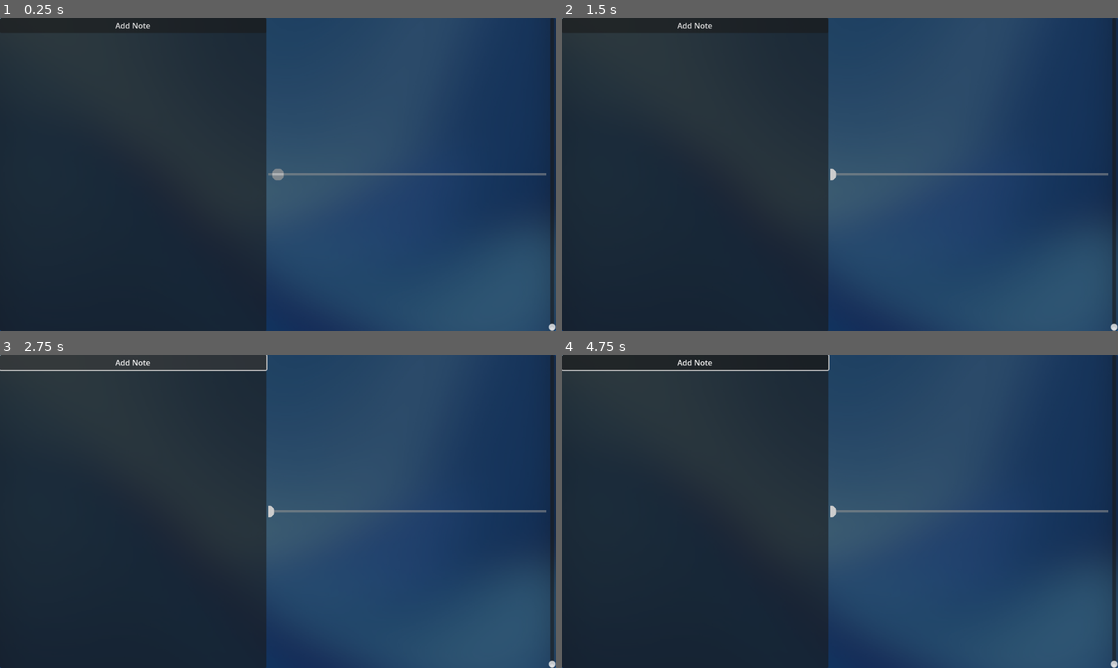
Above: before the commit, frames 1-4 (two rows, left to right).
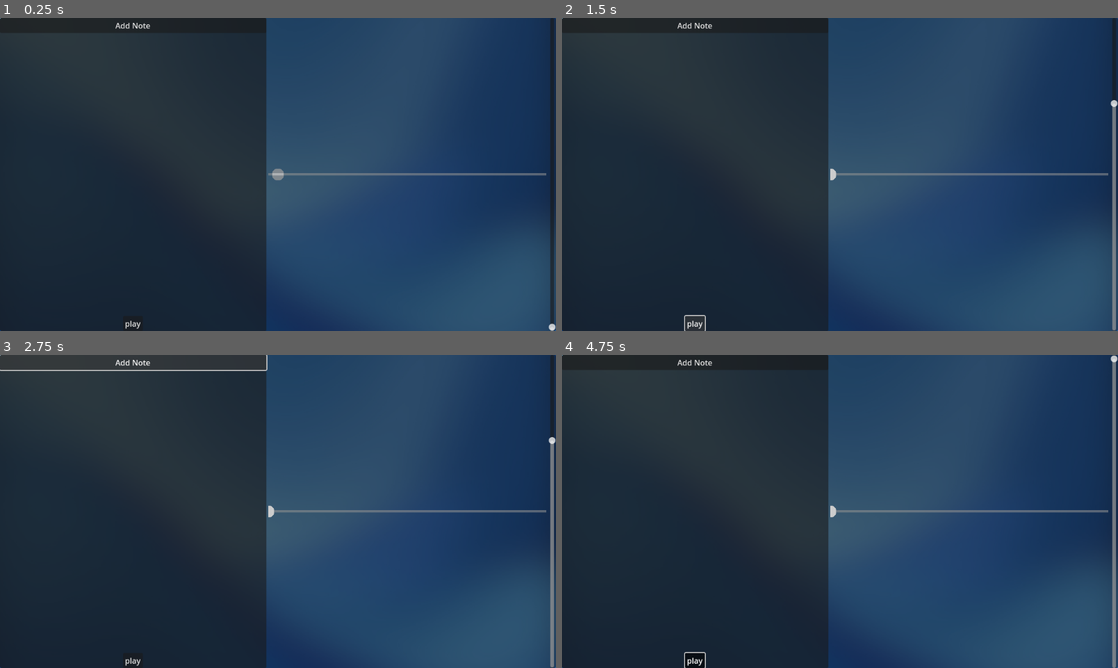
Above: after the commit, the same moments.

Repository: thezqs/Duality
Game: Godot game, scene res://editor/root_editor.tscn
Same seed, same stepped clock (60 frames per second), same inputs: the game is played once before the commit and once after it. Sound files missing from this copy of the repository are replaced by a short silence.
Inputs (mouse positions are in pixels of both pictures, inside the frame that each line leads up to):
- Up to frame 1 (0.25 s): no input
- Up to frame 2 (1.5 s): click (695, 324) at 0.5 s, where only the run after the commit has a clickable "play"; click (695, 324) at 1.25 s, where only the run after the commit has a clickable "play"
- Up to frame 3 (2.75 s): click "Add Note" at 2 s
- Up to frame 4 (4.75 s): click "Add Note" at 2.75 s; click "Add Note" at 3.5 s; click (695, 661) at 4.25 s, where only the run after the commit has a clickable "play"

The runs differ from the first frame. In frame 1, less than 0.1% of the frame differs, in the area x 22-26%, y 96-100%; in frame 2, 0.6%; in frame 3, 0.5%; in frame 4, 1.1%, in the area x 0-100%, y 0-100%.

Commit message:
ajustando detalles del editor

Diff:
--- a/core/line_2d.gd
+++ b/core/line_2d.gd
@@ -104,7 +104,7 @@
 
 
 ## Añade una nota y retorna la nota añadida
-func add_note(pos_x: float, time_init: float, time_end: float) -> Note:
+func add_note(pos_x: float, time_init: float, time_end: float, type: Note.TYPE = Note.TYPE.LIGHT) -> Note:
 	var note_ins = NOTE_SCENE.instantiate()
 
 	pos_x = clamp(pos_x, -WIDTH, WIDTH)
@@ -113,6 +113,8 @@
 
 	add_child(note_ins)
 
+	note_ins.current_type = type
+
 	current_notes[note_ins] = {"time_init" : time_init, "time_end" : time_end, "orig_x" : pos_x}
 
 	return note_ins
--- a/core/note.gd
+++ b/core/note.gd
@@ -4,8 +4,15 @@
 
 enum TYPE {DARK, LIGHT}
 
+var color = Color.TRANSPARENT:
+	set(new):
+		var tween = create_tween()
+
+		tween.tween_property(self, "modulate", new, 1)
+		tween.tween_property(self, "color", new, 0)
+
 var current_type: TYPE:
 	set(new):
 		current_type = new
 
-		modulate = Color(new,new,new)
+		color = Color(new,new,new)
--- a/core/note.tscn
+++ b/core/note.tscn
@@ -10,6 +10,7 @@
 radius = 50.0
 
 [node name="Area2D" type="Area2D"]
+modulate = Color(1, 1, 1, 0)
 script = ExtResource("1_ogrd1")
 
 [node name="MeshInstance2D" type="MeshInstance2D" parent="."]
--- a/editor/globals/editor.gd
+++ b/editor/globals/editor.gd
@@ -20,7 +20,7 @@
 ## O, en otras palabras, define la variable que se resta al tiempo actual
 ## para definir el tiempo de aparicion de la nota.
 ## (Nota: Esta variable esta en steps, no en segundos)
-var time_before_note: int = 8
+var time_before_note: int = 16
 
 ## Una variable cache para obtener el bpm de la cancion en edicion actual
 var bpm: float = 150.0
@@ -33,6 +33,8 @@
 	set(new):
 		song_px_size = new
 		song_px_size_changed.emit(new)
+
+var song_steps_size: int = 0
 
 ## Variable que define la cancion actual
 var song_resource: SongResource
@@ -50,11 +52,23 @@
 
 
 ## Iniciar el editor. (Esta funcion no habre la escena del editor)
-func start_editing():
+func start_editing(song: SongResource):
 	if not Manager.current_time_changed.is_connected(_current_time_changed):
 		Manager.current_time_changed.connect(_current_time_changed)
 
 	editor_mode = true
+
+	song_resource = song
+
+	var stream = song_resource.audio
+	var stream_seconds = stream.get_length()
+
+	@warning_ignore("integer_division")
+	var stream_beats = stream_seconds * (bpm / 60)
+	song_steps_size = stream_beats * STEPS_PER_BEAT
+	song_px_size = song_steps_size * PX_PER_STEP
+
+	_update_conversion_cache()
 
 ## Detener el editor. (Esta funcion no cierra la escena del editor)
 func stop_editing():
--- a/editor/line_editor.gd
+++ b/editor/line_editor.gd
@@ -14,24 +14,21 @@
 var drag: = false
 
 func _ready() -> void:
-	Editor.start_editing()
+	var new_song = SongResource.new()
 
-	var stream: AudioStream = %AudioStreamPlayer.stream
-	var stream_seconds = stream.get_length()
+	new_song.audio = %AudioStreamPlayer.stream
 
-	@warning_ignore("integer_division")
-	var stream_beats = stream_seconds * (Editor.bpm / 60)
-	var stream_steps = stream_beats * 16
-	Editor.song_px_size = stream_steps * Editor.PX_PER_STEP
-
-	Editor._update_conversion_cache()
+	Editor.start_editing(new_song)
 
 	%Line.width_multiplicer = 1
 	%Line.is_activated = true
 
+	%TimeVSilder.max_value = Editor.song_steps_size
+
 func _process(delta: float) -> void:
-	if not drag:
+	if not drag and %AudioStreamPlayer.playing:
 		Manager.current_time = %AudioStreamPlayer.get_playback_position()
+		%TimeVSilder.value = Editor.current_time_steps
 
 func _on_time_spin_box_value_changed(value: float) -> void:
 	return
@@ -44,18 +41,19 @@
 
 func _on_sub_viewport_container_gui_input(event: InputEvent) -> void:
 	if event is InputEventMouseButton:
-		match event.button_index:
-			MOUSE_BUTTON_LEFT:
-				var pos_x = (event.position.x - 288) * 2
+		if event.is_pressed():
+			match event.button_index:
+				MOUSE_BUTTON_LEFT:
+					var pos_x = (event.position.x - 288) * 2
 
-				var current_time_steps = snapped(Editor.current_time_steps, 1.0)
-				var time_init_steps = current_time_steps - Editor.time_before_note
-				var time_init_seg = Editor.steps_to_seconds(time_init_steps)
+					var current_time_steps = snapped(Editor.current_time_steps, 1.0)
+					var time_init_steps = current_time_steps - Editor.time_before_note
+					var time_init_seg = Editor.steps_to_seconds(time_init_steps)
 
-				note_select = %Line.add_note(pos_x, time_init_seg, Editor.steps_to_seconds(current_time_steps) )
+					note_select = %Line.add_note(pos_x, time_init_seg, Editor.steps_to_seconds(current_time_steps) )
 
 
-func _on_v_slider_drag_ended(value_changed: bool) -> void:
+func _on_v_slider_drag_ended(_value_changed: bool) -> void:
 	drag = false
 
 func _on_v_slider_drag_started() -> void:
@@ -64,7 +62,8 @@
 func _on_v_slider_value_changed(value: float) -> void:
 	if drag:
 		Manager.current_time = Editor.steps_to_seconds(value)
-		%AudioStreamPlayer.seek(Editor.steps_to_seconds(value))
-		%AudioStreamPlayer.play(Editor.steps_to_seconds(value))
-		await get_tree().process_frame
-		%AudioStreamPlayer.stop()
+		%AudioStreamPlayer.seek(Manager.current_time)
+
+func _on_play_button_toggled(toggled_on: bool) -> void:
+	if toggled_on: %AudioStreamPlayer.play(Manager.current_time)
+	else: %AudioStreamPlayer.stop()
--- a/editor/root_editor.tscn
+++ b/editor/root_editor.tscn
@@ -70,6 +70,20 @@
 layout_mode = 2
 text = "Add Note"
 
+[node name="Control" type="Control" parent="HBoxContainer/PanelContainer/VBoxContainer3"]
+layout_mode = 2
+size_flags_vertical = 3
+
+[node name="HBoxContainer" type="HBoxContainer" parent="HBoxContainer/PanelContainer/VBoxContainer3"]
+layout_mode = 2
+size_flags_horizontal = 4
+
+[node name="PlayButton" type="Button" parent="HBoxContainer/PanelContainer/VBoxContainer3/HBoxContainer"]
+layout_mode = 2
+size_flags_horizontal = 4
+toggle_mode = true
+text = "play"
+
 [node name="SubViewportContainer" type="SubViewportContainer" parent="HBoxContainer"]
 layout_mode = 2
 
@@ -87,7 +101,8 @@
 [node name="Line" parent="HBoxContainer/SubViewportContainer/SubViewport/Node2D" instance=ExtResource("4_0pt4v")]
 unique_name_in_owner = true
 
-[node name="VSlider" type="VSlider" parent="HBoxContainer"]
+[node name="TimeVSilder" type="VSlider" parent="HBoxContainer"]
+unique_name_in_owner = true
 layout_mode = 2
 
 [node name="AudioStreamPlayer" type="AudioStreamPlayer" parent="."]
@@ -98,7 +113,8 @@
 [connection signal="value_changed" from="HBoxContainer/PanelContainer/VBoxContainer3/NotePropertyContainer/TimeSpinBox" to="." method="_on_time_spin_box_value_changed"]
 [connection signal="pressed" from="HBoxContainer/PanelContainer/VBoxContainer3/NotePropertyContainer/DeleteNoteButton" to="." method="_on_delete_note_button_pressed"]
 [connection signal="pressed" from="HBoxContainer/PanelContainer/VBoxContainer3/AddNoteButton" to="." method="_on_delete_note_button_pressed"]
+[connection signal="toggled" from="HBoxContainer/PanelContainer/VBoxContainer3/HBoxContainer/PlayButton" to="." method="_on_play_button_toggled"]
 [connection signal="gui_input" from="HBoxContainer/SubViewportContainer" to="." method="_on_sub_viewport_container_gui_input"]
-[connection signal="drag_ended" from="HBoxContainer/VSlider" to="." method="_on_v_slider_drag_ended"]
-[connection signal="drag_started" from="HBoxContainer/VSlider" to="." method="_on_v_slider_drag_started"]
-[connection signal="value_changed" from="HBoxContainer/VSlider" to="." method="_on_v_slider_value_changed"]
+[connection signal="drag_ended" from="HBoxContainer/TimeVSilder" to="." method="_on_v_slider_drag_ended"]
+[connection signal="drag_started" from="HBoxContainer/TimeVSilder" to="." method="_on_v_slider_drag_started"]
+[connection signal="value_changed" from="HBoxContainer/TimeVSilder" to="." method="_on_v_slider_value_changed"]
